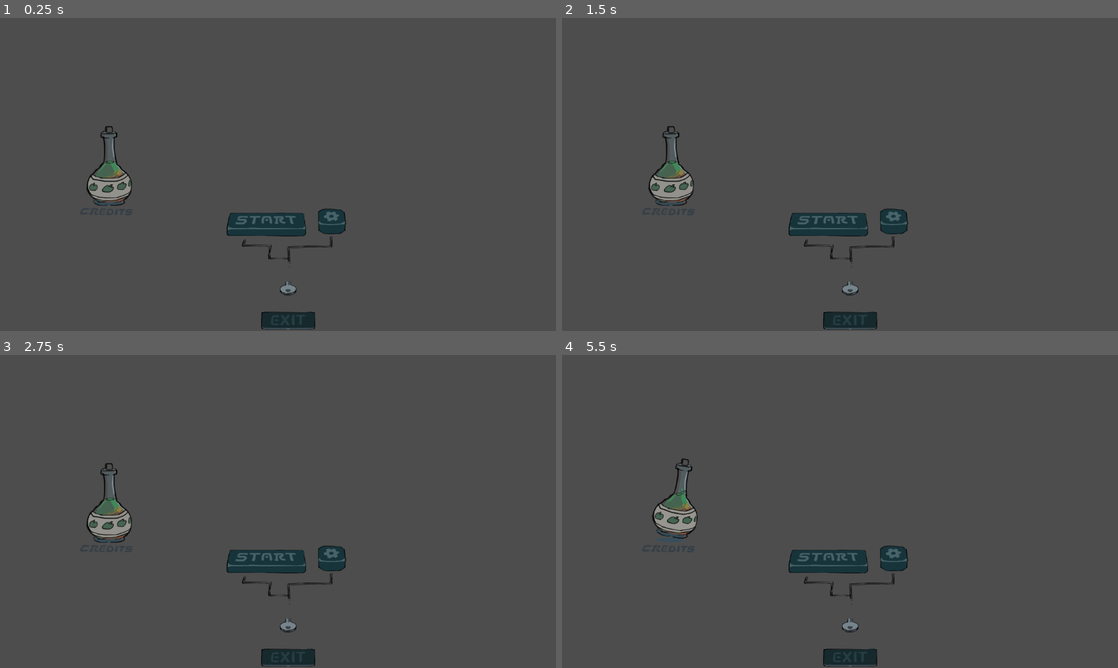
Above: before the commit, frames 1-4 (two rows, left to right).
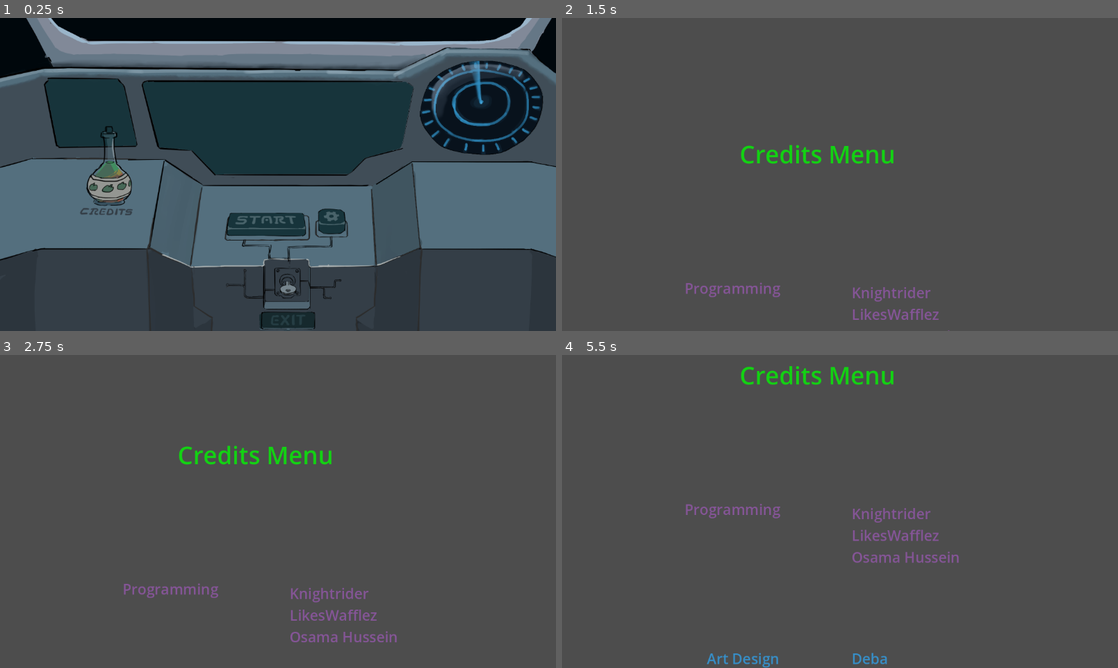
Above: after the commit, the same moments.

Repository: doggycoder456/GMTK-game-jam
Game: Godot game, scene res://Menu.tscn
The game is run twice, just before and just after one commit, with the same random seed, the same clock (stepped at 60 frames per second) and the same inputs. Before the commit the project starts from res://Main.tscn.
Inputs (mouse positions are in pixels of both pictures, inside the frame that each line leads up to):
- Up to frame 1 (0.25 s): no input
- Up to frame 2 (1.5 s): click (673, 161) at 0.52 s; move the mouse to (962, 158) at 1.27 s; hold Right (ui_right) from 1.28 s (still down); tap Space (space) at 1.35 s
- Up to frame 3 (2.75 s): move the mouse to (166, 527) at 2.02 s; release Right (ui_right) at 2.03 s; hold Down (ui_down) from 2.03 s (still down); tap Space (space) at 2.1 s
- Up to frame 4 (5.5 s): move the mouse to (895, 442) at 2.77 s; release Down (ui_down) at 2.78 s; hold Right (ui_right) 2.78-3.53 s; tap Space (space) every 0.75 s from 2.85 to 5.1 s; move the mouse to (812, 574) at 3.52 s; hold Up (ui_up) 3.53-4.28 s; move the mouse to (1006, 558) at 4.27 s; hold Left (ui_left) from 4.28 s (still down); move the mouse to (673, 464) at 5.02 s

The runs differ from the first frame. In frame 1, 85% of the frame differs, in the area x 0-100%, y 0-100%; in frame 2, 4.0%; in frame 3, 4.3%; in frame 4, 4.5%.
Error before the commit: Invalid call. Nonexistent function 'hide' in base 'SceneTree'. (res://Main.gd:8)

Commit message:
Working on User Hud

Diff:
--- a/Source-code/Main.gd
+++ b/Source-code/Game.gd
@@ -4,8 +4,7 @@
 # Called when the node enters the scene tree for the first time.
 
 func _ready():
-	$Menu.hide()
-	$Menu.get_tree().hide()
+	pass
 
 func _process(delta):
 	pass
--- /dev/null
+++ b/Source-code/Game.tscn
@@ -0,0 +1,13 @@
+[gd_scene load_steps=4 format=3 uid="uid://cern3rxmbo3tl"]
+
+[ext_resource type="Script" path="res://Game.gd" id="1_k7yat"]
+[ext_resource type="PackedScene" uid="uid://c6657rbelalwm" path="res://Player.tscn" id="2_xsv2c"]
+[ext_resource type="PackedScene" uid="uid://bx1qwtd6ctt5g" path="res://HUD.tscn" id="3_yuy5o"]
+
+[node name="Game" type="Node2D"]
+position = Vector2(1, 0)
+script = ExtResource("1_k7yat")
+
+[node name="Player" parent="." instance=ExtResource("2_xsv2c")]
+
+[node name="CanvasLayer" parent="." instance=ExtResource("3_yuy5o")]
--- /dev/null
+++ b/Source-code/HUD.tscn
@@ -0,0 +1,21 @@
+[gd_scene load_steps=4 format=3 uid="uid://bx1qwtd6ctt5g"]
+
+[ext_resource type="Texture2D" uid="uid://bpmmankdr28ln" path="res://UI/HP Bar Outline UI.png" id="1_osmyv"]
+[ext_resource type="Texture2D" uid="uid://dsk2xivbe8duh" path="res://UI/HP Bar UI.png" id="2_133jt"]
+[ext_resource type="Script" path="res://HealthBar.gd" id="3_ykel8"]
+
+[node name="CanvasLayer" type="CanvasLayer"]
+
+[node name="HealthBar" type="TextureProgressBar" parent="."]
+anchors_preset = 5
+anchor_left = 0.5
+anchor_right = 0.5
+offset_left = -311.5
+offset_right = 311.5
+offset_bottom = 204.0
+grow_horizontal = 2
+value = 100.0
+texture_under = ExtResource("1_osmyv")
+texture_progress = ExtResource("2_133jt")
+texture_progress_offset = Vector2(6, 4)
+script = ExtResource("3_ykel8")
--- a/Source-code/HealthBar.gd
+++ b/Source-code/HealthBar.gd
@@ -1,4 +1,4 @@
-extends ProgressBar
+extends TextureProgressBar
 @export var player: CharacterBody2D
 
 func _ready():
--- a/Source-code/Hud.gd
+++ /dev/null
@@ -1,31 +0,0 @@
-extends CanvasLayer
-
-signal start_game
-
-func show_message(text):
-	$Message.text = text
-	$Message.show()
-	$MessageTimer.start()
-
-func show_game_over():
-	show_message("Game Over")
-	await $MessageTimer.timeout
-
-	$Message.text = "Destroy Saturn!"
-	$Message.show()
-
-	await get_tree().create_timer(1.0).timeout
-
-	$StartButton.show()
-
-
-
-
-func _on_start_button_pressed():
-	$StartButton.hide()
-	start_game.emit()
-
-
-
-func _on_message_timer_timeout():
-	$Message.hide()  # Replace with function body.
--- a/Source-code/Hud.tscn
+++ /dev/null
@@ -1,30 +0,0 @@
-[gd_scene load_steps=3 format=3 uid="uid://dbapln3oi8kp0"]
-
-[ext_resource type="Script" path="res://Hud.gd" id="1_hsil7"]
-[ext_resource type="FontFile" uid="uid://mmxsx6swxwyd" path="res://Art assets/virgo.ttf" id="2_vog5j"]
-
-[node name="Hud" type="CanvasLayer"]
-script = ExtResource("1_hsil7")
-
-[node name="Message" type="Label" parent="."]
-custom_minimum_size = Vector2(480, 0)
-anchors_preset = 5
-anchor_left = 0.5
-anchor_right = 0.5
-offset_left = -220.0
-offset_top = 141.0
-offset_right = 180.0
-offset_bottom = 197.0
-grow_horizontal = 2
-theme_override_fonts/font = ExtResource("2_vog5j")
-theme_override_font_sizes/font_size = 32
-text = "Destroy Saturn!"
-horizontal_alignment = 1
-vertical_alignment = 1
-autowrap_mode = 2
-
-[node name="MessageTimer" type="Timer" parent="."]
-wait_time = 2.0
-one_shot = true
-
-[connection signal="timeout" from="MessageTimer" to="." method="_on_message_timer_timeout"]
--- a/Source-code/Main.tscn
+++ /dev/null
@@ -1,10 +0,0 @@
-[gd_scene load_steps=3 format=3 uid="uid://cern3rxmbo3tl"]
-
-[ext_resource type="Script" path="res://Main.gd" id="1_th16n"]
-[ext_resource type="PackedScene" uid="uid://dja8sr2hkb8c3" path="res://Menu.tscn" id="2_pat20"]
-
-[node name="Main" type="Node2D"]
-position = Vector2(1, 0)
-script = ExtResource("1_th16n")
-
-[node name="Menu" parent="." instance=ExtResource("2_pat20")]
--- a/Source-code/Menu.gd
+++ b/Source-code/Menu.gd
@@ -3,8 +3,8 @@
 
 # Called when the node enters the scene tree for the first time.
 func _ready():
-	pass # Replace with function body.
-
+	 # Replace with function body.
+	$MenuMusic.play()
 
 # Called every frame. 'delta' is the elapsed time since the previous frame.
 func _process(delta):
@@ -12,11 +12,14 @@
 
 
 func _on_start_button_pressed():
-	print("Started Game") # Replace with function body.
+	get_tree().change_scene_to_file("res://Game.tscn")
+
+
+
 
 
 func _on_exit_button_pressed():
-	print("Exited Game") # Replace with function body.
+	get_tree().quit()
 
 
 
@@ -26,4 +29,8 @@
 
 
 func _on_credits_button_pressed():
-	print("Credits opened") # Replace with function body.
+	get_tree().change_scene_to_file("res://Credits Menu.tscn") # Replace with function body.
+
+
+func _on_start_button_mouse_entered():
+	$StartMusic.play() # Replace with function body.
--- a/Source-code/Menu.tscn
+++ b/Source-code/Menu.tscn
@@ -17,6 +17,8 @@
 [ext_resource type="Script" path="res://AnimationPlayer.gd" id="15_6obb6"]
 [ext_resource type="Texture2D" uid="uid://bk5umkd7dsy6n" path="res://Art assets/Sonar_Line.png" id="15_131t4"]
 [ext_resource type="Texture2D" uid="uid://yrnxvx11l6uq" path="res://Art assets/Sonar_Foreground.png" id="16_nsvsp"]
+[ext_resource type="AudioStream" uid="uid://diaogpcwohs8c" path="res://Music-Assets/Menu.mp3" id="18_tob5f"]
+[ext_resource type="AudioStream" uid="uid://cx1knbe3bg6h4" path="res://Music-Assets/StartMusic.mp3" id="19_687xk"]
 
 [sub_resource type="Animation" id="Animation_t8at4"]
 length = 0.001
@@ -111,6 +113,14 @@
 scale = Vector2(0.679, 0.677)
 texture = ExtResource("16_nsvsp")
 
+[node name="MenuMusic" type="AudioStreamPlayer" parent="."]
+stream = ExtResource("18_tob5f")
+
+[node name="StartMusic" type="AudioStreamPlayer" parent="."]
+stream = ExtResource("19_687xk")
+
+[connection signal="button_up" from="CanvasLayer/StartButton" to="." method="_on_start_button_button_up"]
+[connection signal="mouse_entered" from="CanvasLayer/StartButton" to="." method="_on_start_button_mouse_entered"]
 [connection signal="pressed" from="CanvasLayer/StartButton" to="." method="_on_start_button_pressed"]
 [connection signal="pressed" from="CanvasLayer/ExitButton" to="." method="_on_exit_button_pressed"]
 [connection signal="pressed" from="CanvasLayer/SettingsButton" to="." method="_on_settings_button_pressed"]
--- a/Source-code/project.godot
+++ b/Source-code/project.godot
@@ -11,7 +11,7 @@
 [application]
 
 config/name="GMTK-game-jam"
-run/main_scene="res://Main.tscn"
+run/main_scene="res://Menu.tscn"
 config/features=PackedStringArray("4.2", "Forward Plus")
 config/icon="res://icon.svg"
 
Not shown: 1 places in Source-code/Menu.tscn that only renumber resources
Not shown, added: Source-code/Music-Assets/Menu.mp3.import
Not shown, added: Source-code/Music-Assets/StartMusic.mp3.import
Not shown, added: Source-code/UI/Ammo Bar UI.png.import
Not shown, added: Source-code/UI/Ammo Fireball Launcher UI.png.import
Not shown, added: Source-code/UI/Ammo Laser Gun UI.png.import
Not shown, added: Source-code/UI/Ammo Minigun UI.png.import
Not shown, added: Source-code/UI/Ammo Rocket Launcher UI.png.import
Not shown, added: Source-code/UI/Chosen Weapon UI.png.import
Not shown, added: Source-code/UI/Fireball Launcher UI.png.import
Not shown, added: Source-code/UI/HP Bar Outline UI.png.import
Not shown, added: Source-code/UI/HP Bar UI.png.import
(and 10 more such lines)
